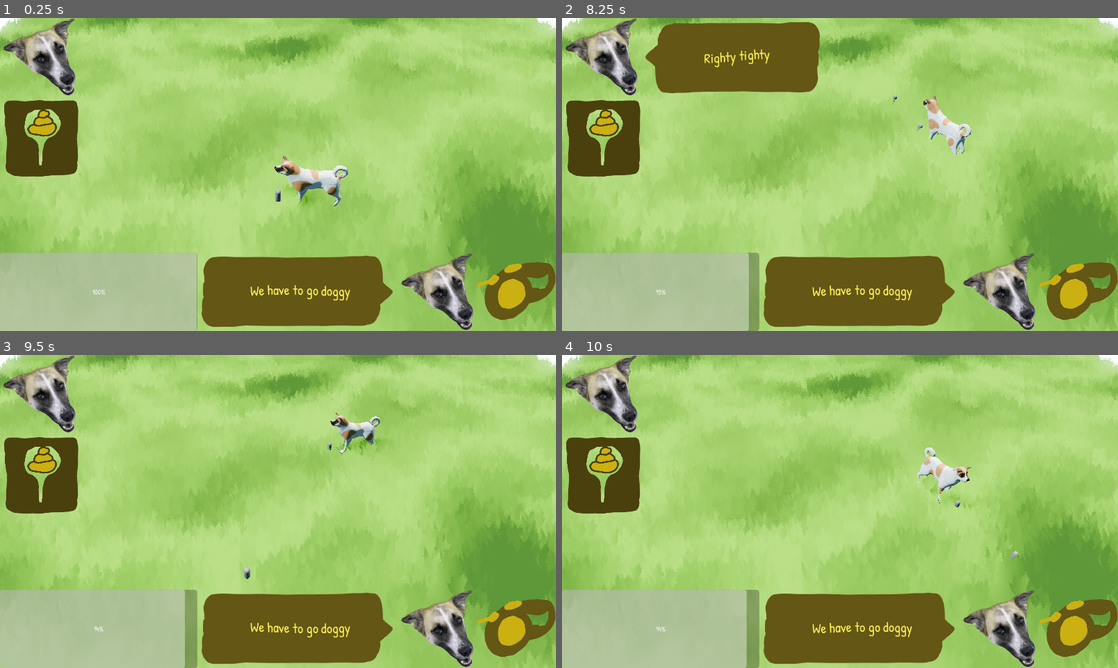
Above: before the commit, frames 1-4 (two rows, left to right).
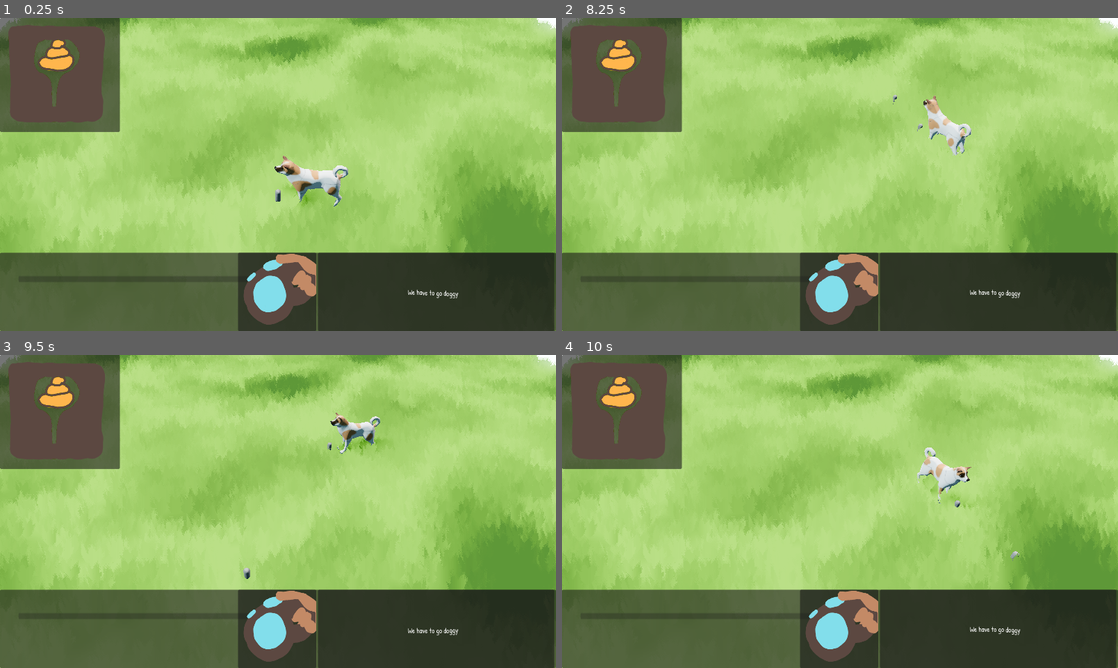
Above: after the commit, the same moments.

Repository: mathijs750/very-serious-game
Game: Godot game, scene res://world.tscn
Same seed, same stepped clock (60 frames per second), same inputs: the game is played once before the commit and once after it.
Inputs (mouse positions are in pixels of both pictures, inside the frame that each line leads up to):
- Up to frame 1 (0.25 s): no input
- Up to frame 2 (8.25 s): move the mouse to (962, 158) at 0.52 s; press the mouse at (962, 158) at 0.53 s; move the mouse to (728, 190) at 1.27 s; release the mouse at (728, 190) at 1.28 s; right-click (728, 190) at 1.35 s; click (728, 190) at 1.42 s; move the mouse to (895, 105) at 2.02 s; press the mouse at (895, 105) at 2.03 s; move the mouse to (812, 237) at 2.77 s; release the mouse at (812, 237) at 2.78 s; right-click (812, 237) at 2.85 s; click (812, 237) at 2.92 s; move the mouse to (1006, 221) at 3.52 s; press the mouse at (1006, 221) at 3.53 s; move the mouse to (673, 127) at 4.27 s; release the mouse at (673, 127) at 4.28 s; right-click (673, 127) at 4.35 s; click (673, 127) at 4.42 s; move the mouse to (867, 174) at 5.02 s; press the mouse at (867, 174) at 5.03 s; move the mouse to (756, 96) at 5.77 s; release the mouse at (756, 96) at 5.78 s; right-click (756, 96) at 5.85 s; click (756, 96) at 5.92 s; move the mouse to (962, 158) at 6.52 s; press the mouse at (962, 158) at 6.53 s; move the mouse to (728, 190) at 7.27 s; release the mouse at (728, 190) at 7.28 s; right-click (728, 190) at 7.35 s; click (728, 190) at 7.42 s; move the mouse to (895, 105) at 8.02 s; press the mouse at (895, 105) at 8.03 s
- Up to frame 3 (9.5 s): move the mouse to (250, 574) at 8.77 s; release the mouse at (250, 574) at 8.78 s; right-click (250, 574) at 8.85 s; click (250, 574) at 8.92 s
- Up to frame 4 (10 s): move the mouse to (1006, 558) at 9.52 s; press the mouse at (1006, 558) at 9.53 s

The runs differ from the first frame. In frame 1, 34% of the frame differs, in the area x 0-100%, y 0-100%; in frame 2, 40%; in frame 3, 34%; in frame 4, 34%.

Commit message:
Add better colors

Diff:
--- a/ui/brown_style_box.tres
+++ b/ui/brown_style_box.tres
@@ -1,10 +1,10 @@
 [gd_resource type="StyleBoxTexture" format=3 uid="uid://bqp864u4ouxr3"]
 
-[ext_resource type="Texture2D" uid="uid://ceudcq4rj00iv" path="res://ui/background_panel_speach.png" id="1_248re"]
+[ext_resource type="Texture2D" uid="uid://clkdbq242o2rh" path="res://ui/human_bubble.png" id="1_248re"]
 
 [resource]
 texture = ExtResource("1_248re")
-texture_margin_left = 83.0
-texture_margin_top = 32.0
-texture_margin_right = 32.0
-texture_margin_bottom = 32.0
+texture_margin_left = 30.0
+texture_margin_top = 30.0
+texture_margin_right = 50.0
+texture_margin_bottom = 30.0
--- a/ui/brown_style_box_speach.tres
+++ b/ui/brown_style_box_speach.tres
@@ -1,6 +1,6 @@
 [gd_resource type="StyleBoxTexture" format=3 uid="uid://bdcxvn05wqlii"]
 
-[ext_resource type="Texture2D" uid="uid://ci31fqvjg0bww" path="res://ui/background_panel.png" id="1_1ojre"]
+[ext_resource type="Texture2D" uid="uid://clkdbq242o2rh" path="res://ui/human_bubble.png" id="1_1ojre"]
 
 [resource]
 texture = ExtResource("1_1ojre")
--- a/ui/silly.tres
+++ b/ui/silly.tres
@@ -6,10 +6,10 @@
 [sub_resource type="StyleBoxEmpty" id="StyleBoxEmpty_g4v7s"]
 
 [resource]
-Label/colors/font_color = Color(0.99607843, 0.9607843, 0.32156864, 1)
+Label/colors/font_color = Color(0.36078432, 0.28235295, 0.25490198, 1)
 Label/font_sizes/font_size = 32
 Label/fonts/font = ExtResource("1_mb6mw")
 Panel/styles/panel = ExtResource("2_uy3bk")
 PanelContainer/styles/panel = SubResource("StyleBoxEmpty_g4v7s")
-RichTextLabel/colors/default_color = Color(0.99607843, 0.9607843, 0.32156864, 1)
-RichTextLabel/font_sizes/normal_font_size = 32
+RichTextLabel/colors/default_color = Color(0.36078432, 0.28235295, 0.25490198, 1)
+RichTextLabel/font_sizes/normal_font_size = 41
--- a/ui/ui.gd
+++ b/ui/ui.gd
@@ -51,8 +51,8 @@
 
 
 func _ready() -> void:
-  update_text()
-
+  # update_text()
+  pass
 
 func _process(delta: float) -> void:
   if game_over:
@@ -78,8 +78,14 @@
 
 
 func _update_meters() -> void:
-  if has_node("%PatienceBar"):
-    %PatienceBar.value = patience_left / PATIENCE_MAX * 100.0
+  if has_node("%Avatars"):
+    if patience_left / PATIENCE_MAX < 0.75:
+      %Avatars.get_child(1).show()
+    elif patience_left / PATIENCE_MAX < 0.5:
+      %Avatars.get_child(2).show()
+    elif patience_left / PATIENCE_MAX < 0.25:
+      %Avatars.get_child(3).show()
+
   if has_node("%PoopMeter"):
     %PoopMeter.set_value(poop_energy)
 
@@ -100,14 +106,14 @@
 func update_text() -> void:
   var my_gen := _start_new_cycle()
 
-  %DogBubble.hide()
+  #%DogBubble.hide()
   await get_tree().create_timer(5.0).timeout
 
   if not _is_current(my_gen):
     return  # a spin (or another call) happened while we were waiting — abandon this update
 
-  %DogBubble.show()
-  %DogBubble.get_child(0).text = "[wave amp=50.0 freq=5.0 connected=1]%s[/wave]" % messages.pick_random()
+#  %DogBubble.show()
+#  %DogBubble.get_child(0).text = "[wave amp=50.0 freq=5.0 connected=1]%s[/wave]" % messages.pick_random()
   $bark.play()
 
 func _on_dog_full_spin_completed(direction: int) -> void:
@@ -116,12 +122,12 @@
   if is_squatting:
     spin_multiplier += 1.0
 
-  if direction == 1:
-    %DogBubble.show()
-    %DogBubble.get_child(0).text = "[wave amp=50.0 freq=-1.0 connected=1]%s[/wave]" % messages_CCW.pick_random()
-  else:
-    %DogBubble.show()
-    %DogBubble.get_child(0).text = "[wave amp=50.0 freq=1.0 connected=1]%s[/wave]" % messages_CW.pick_random()
+#  if direction == 1:
+#    %DogBubble.show()
+#    %DogBubble.get_child(0).text = "[wave amp=50.0 freq=-1.0 connected=1]%s[/wave]" % messages_CCW.pick_random()
+#  else:
+#    %DogBubble.show()
+#    %DogBubble.get_child(0).text = "[wave amp=50.0 freq=1.0 connected=1]%s[/wave]" % messages_CW.pick_random()
   $bark.play()
 
   await get_tree().create_timer(1.0).timeout
@@ -129,7 +135,7 @@
   if not _is_current(my_gen):
     return  # another spin happened before this 1s message finished showing
 
-  update_text()
+  #update_text()
 
 
 func _on_dog_squat_started() -> void:
@@ -137,8 +143,8 @@
   spin_multiplier = 1.0
 
   var my_gen := _start_new_cycle()  # invalidate idle-text timer
-  %DogBubble.show()
-  %DogBubble.get_child(0).text = "[wave amp=50.0 freq=3.0 connected=1]%s[/wave]" % messages_squat.pick_random()
+  #%DogBubble.show()
+  #%DogBubble.get_child(0).text = "[wave amp=50.0 freq=3.0 connected=1]%s[/wave]" % messages_squat.pick_random()
 
   await get_tree().create_timer(1.0).timeout
   if not _is_current(my_gen):
@@ -148,7 +154,7 @@
 func _on_dog_squat_ended() -> void:
   is_squatting = false
   spin_multiplier = 1.0
-  update_text()
+  #update_text()
 
 
 func _start_new_cycle() -> int:
--- a/ui/ui.tscn
+++ b/ui/ui.tscn
@@ -1,10 +1,13 @@
 [gd_scene format=3 uid="uid://b21h2soo4ucqy"]
 
 [ext_resource type="Script" uid="uid://cmnmr47ynei0x" path="res://ui/ui.gd" id="1_ks8t7"]
-[ext_resource type="Texture2D" uid="uid://bbafqjfljkqef" path="res://ui/demi.png" id="1_nb4k0"]
 [ext_resource type="PackedScene" uid="uid://dp6eqpmyn8ek8" path="res://ui/poop_meter.tscn" id="3_vkava"]
 [ext_resource type="AudioStream" uid="uid://cthteuqyhji56" path="res://sound/barks.tres" id="3_wl5ax"]
 [ext_resource type="Texture2D" uid="uid://snju558e5gnc" path="res://ui/leash.png" id="4_tf0e0"]
+[ext_resource type="Texture2D" uid="uid://cyf5evcumnrlo" path="res://ui/owner_2.png" id="5_gycre"]
+[ext_resource type="Texture2D" uid="uid://cmo7tb4tnk2d7" path="res://ui/owner_1.png" id="5_obcwv"]
+[ext_resource type="Texture2D" uid="uid://c48v5osbaefm8" path="res://ui/owner_3.png" id="6_pa1oa"]
+[ext_resource type="Texture2D" uid="uid://c4lrp6hsa78gv" path="res://ui/owner_4.png" id="7_ay4pc"]
 
 [node name="ui" type="Control" unique_id=118455921]
 layout_mode = 3
@@ -19,50 +22,15 @@
 layout_mode = 1
 anchors_preset = 10
 anchor_right = 1.0
-offset_right = -680.0
-offset_bottom = 180.0
+offset_right = -1004.0
+offset_bottom = 262.0
 grow_horizontal = 2
-
-[node name="HSplitContainer" type="HBoxContainer" parent="DogPanel" unique_id=587659079]
-layout_mode = 2
-
-[node name="PanelContainer" type="PanelContainer" parent="DogPanel/HSplitContainer" unique_id=84312525]
-layout_mode = 2
-
-[node name="avatar" type="TextureRect" parent="DogPanel/HSplitContainer/PanelContainer" unique_id=43764541]
-layout_mode = 2
-texture = ExtResource("1_nb4k0")
-expand_mode = 3
-
-[node name="DogBubble" type="Panel" parent="DogPanel/HSplitContainer" unique_id=721416155]
-unique_name_in_owner = true
-layout_mode = 2
-size_flags_horizontal = 3
-
-[node name="RichTextLabel" type="RichTextLabel" parent="DogPanel/HSplitContainer/DogBubble" unique_id=1174005128]
-layout_mode = 1
-anchors_preset = 15
-anchor_right = 1.0
-anchor_bottom = 1.0
-offset_left = 58.0
-offset_top = 35.0
-offset_right = -36.0
-offset_bottom = -39.0
-grow_horizontal = 2
-grow_vertical = 2
-bbcode_enabled = true
-text = "[wave amp=50.0 freq=5.0 connected=1]They love it when I bark and fart 💖💖💖[/wave]
-"
-horizontal_alignment = 1
-vertical_alignment = 1
 
 [node name="PoopMeter" parent="DogPanel" unique_id=278931982 instance=ExtResource("3_vkava")]
 unique_name_in_owner = true
 layout_mode = 2
-size_flags_stretch_ratio = 0.0
 offset_transform_enabled = true
-offset_transform_position_ratio = Vector2(-0.135, 0.885)
-offset_transform_scale = Vector2(0.71, 0.71)
+offset_transform_scale = Vector2(0.89, 0.89)
 
 [node name="HumanPanel" type="PanelContainer" parent="." unique_id=291243864]
 layout_mode = 1
@@ -81,13 +49,26 @@
 unique_name_in_owner = true
 layout_mode = 2
 size_flags_horizontal = 3
-size_flags_vertical = 1
+size_flags_vertical = 4
+offset_transform_enabled = true
+offset_transform_position = Vector2(42.43, -29.345)
+offset_transform_scale = Vector2(1, 3.395)
+rounded = true
+fill_mode = 1
+show_percentage = false
+
+[node name="PanelContainer2" type="PanelContainer" parent="HumanPanel/HSplitContainer" unique_id=1178902804]
+layout_mode = 2
+
+[node name="avatar" type="TextureRect" parent="HumanPanel/HSplitContainer/PanelContainer2" unique_id=362812825]
+layout_mode = 2
+texture = ExtResource("4_tf0e0")
+expand_mode = 3
 
 [node name="HumanBubble" type="Panel" parent="HumanPanel/HSplitContainer" unique_id=1060308235]
 unique_name_in_owner = true
 layout_mode = 2
 size_flags_horizontal = 3
-offset_transform_enabled = true
 offset_transform_scale = Vector2(-1, -1)
 
 [node name="RichTextLabel" type="RichTextLabel" parent="HumanPanel/HSplitContainer/HumanBubble" unique_id=1532793074]
@@ -101,28 +82,37 @@
 offset_bottom = -30.0
 grow_horizontal = 2
 grow_vertical = 2
-offset_transform_enabled = true
-offset_transform_scale = Vector2(-1, -1)
 bbcode_enabled = true
 text = "[wave amp=20.0 freq=7.0 connected=1]We have to go doggy[/wave]
 "
 horizontal_alignment = 1
 vertical_alignment = 1
 
-[node name="PanelContainer" type="PanelContainer" parent="HumanPanel/HSplitContainer" unique_id=1985522595]
+[node name="Avatars" type="PanelContainer" parent="HumanPanel/HSplitContainer" unique_id=1985522595]
+unique_name_in_owner = true
 layout_mode = 2
 
-[node name="avatar" type="TextureRect" parent="HumanPanel/HSplitContainer/PanelContainer" unique_id=255999419]
+[node name="avatar_1" type="TextureRect" parent="HumanPanel/HSplitContainer/Avatars" unique_id=255999419]
 layout_mode = 2
-texture = ExtResource("1_nb4k0")
+texture = ExtResource("5_obcwv")
 expand_mode = 3
 
-[node name="PanelContainer2" type="PanelContainer" parent="HumanPanel/HSplitContainer" unique_id=1178902804]
+[node name="avatar_2" type="TextureRect" parent="HumanPanel/HSplitContainer/Avatars" unique_id=66700211]
+visible = false
 layout_mode = 2
+texture = ExtResource("5_gycre")
+expand_mode = 3
 
-[node name="avatar" type="TextureRect" parent="HumanPanel/HSplitContainer/PanelContainer2" unique_id=362812825]
+[node name="avatar_3" type="TextureRect" parent="HumanPanel/HSplitContainer/Avatars" unique_id=1135043751]
+visible = false
 layout_mode = 2
-texture = ExtResource("4_tf0e0")
+texture = ExtResource("6_pa1oa")
+expand_mode = 3
+
+[node name="avatar_4" type="TextureRect" parent="HumanPanel/HSplitContainer/Avatars" unique_id=1391150065]
+visible = false
+layout_mode = 2
+texture = ExtResource("7_ay4pc")
 expand_mode = 3
 
 [node name="bark" type="AudioStreamPlayer3D" parent="." unique_id=2137032109]
Binary file removed: ui/AdobeColor-My Color Theme.jpeg
Not shown, removed: ui/AdobeColor-My Color Theme.jpeg.import
Binary file changed: ui/leash.png
Binary file changed: ui/leash_warn.png
Binary file changed: ui/poop.png
Binary file changed: ui/poop_bar.png
